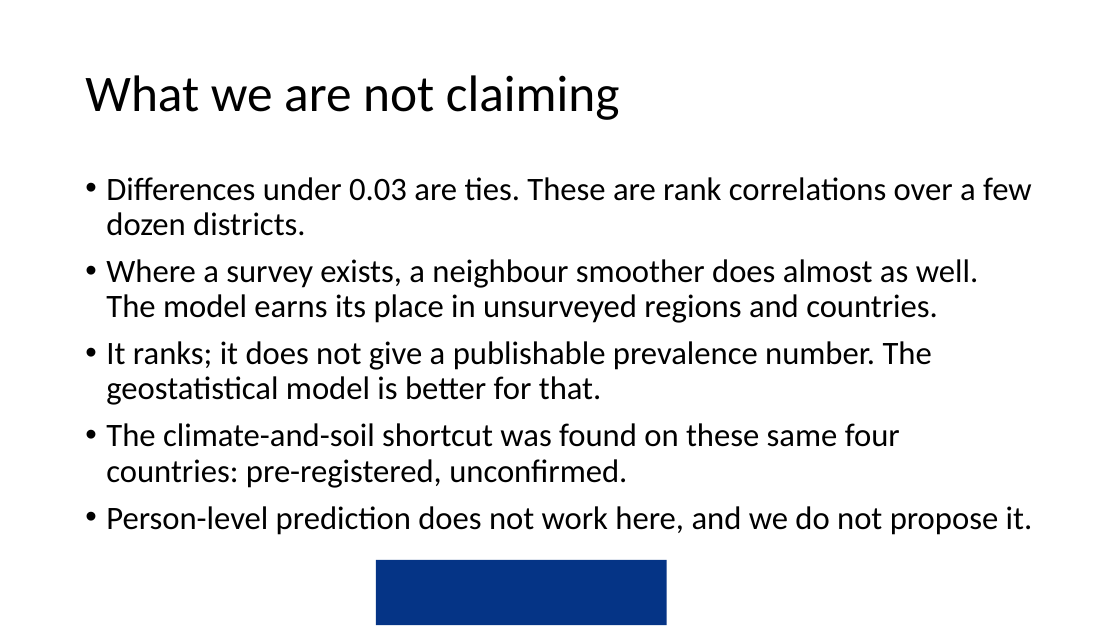
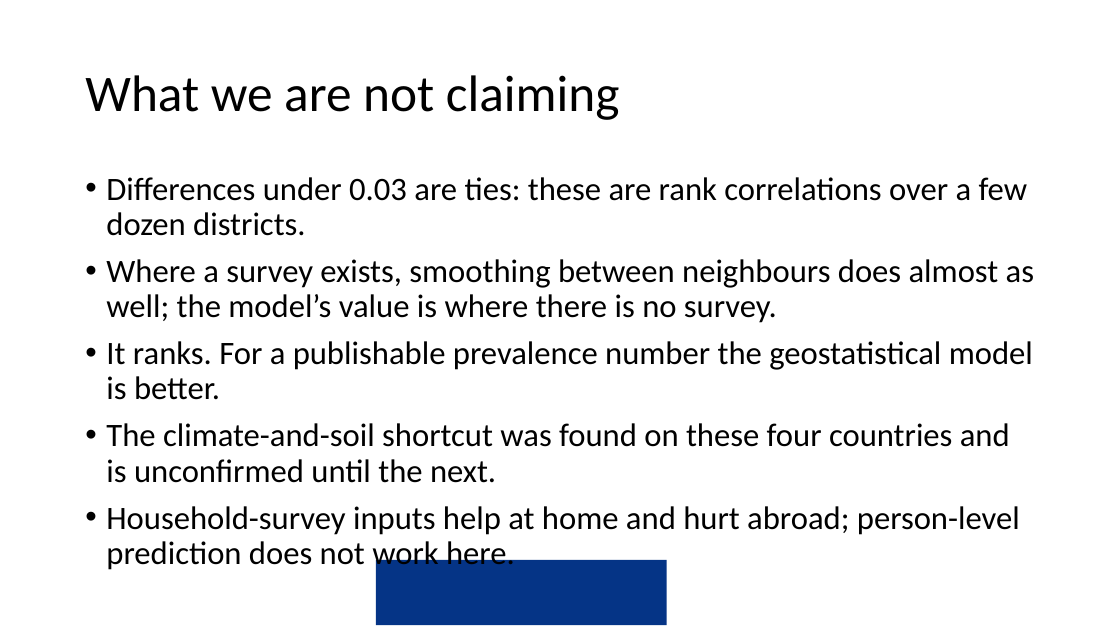
Before and after one commit to amertens/mn-prediction, a slide deck: slide 16 of docs/slides/MN-proxy-policy-deck-2026-09.pptx (slide 15 before the commit). Drawn at 1120x630 pixels with LibreOffice and Linux fonts; fonts in the diff are those of the drawing; background and template pictures are left out. Boxes give left, top, right and bottom in pixels: in the first picture for what was removed or moved away, otherwise in the second. Text is boxed around its words. In the diff, an @@ line names an element or a change of style, - is before the commit and + after.

```diff
--- a/docs/slides/MN-proxy-policy-deck-2026-09.pptx
+++ b/docs/slides/MN-proxy-policy-deck-2026-09.pptx
@@ text at (106,177,1034,572): text changed @@
-• Differences under 0.03 are ties. These are rank correlations over a few dozen districts.
-• Where a survey exists, a neighbour smoother does almost as well. The model earns its place in unsurveyed regions and countries.
-• It ranks; it does not give a publishable prevalence number. The geostatistical model is better for that.
-• The climate-and-soil shortcut was found on these same four countries: pre-registered, unconfirmed.
-• Person-level prediction does not work here, and we do not propose it.
+• Differences under 0.03 are ties: these are rank correlations over a few dozen districts.
+• Where a survey exists, smoothing between neighbours does almost as well; the model’s value is where there is no survey.
+• It ranks. For a publishable prevalence number the geostatistical model is better.
+• The climate-and-soil shortcut was found on these four countries and is unconfirmed until the next.
+• Household-survey inputs help at home and hurt abroad; person-level prediction does not work here.
```
Also in this commit, not shown: 4 other slides changed, 6 slides added, 1 slide removed, 5 other files.
